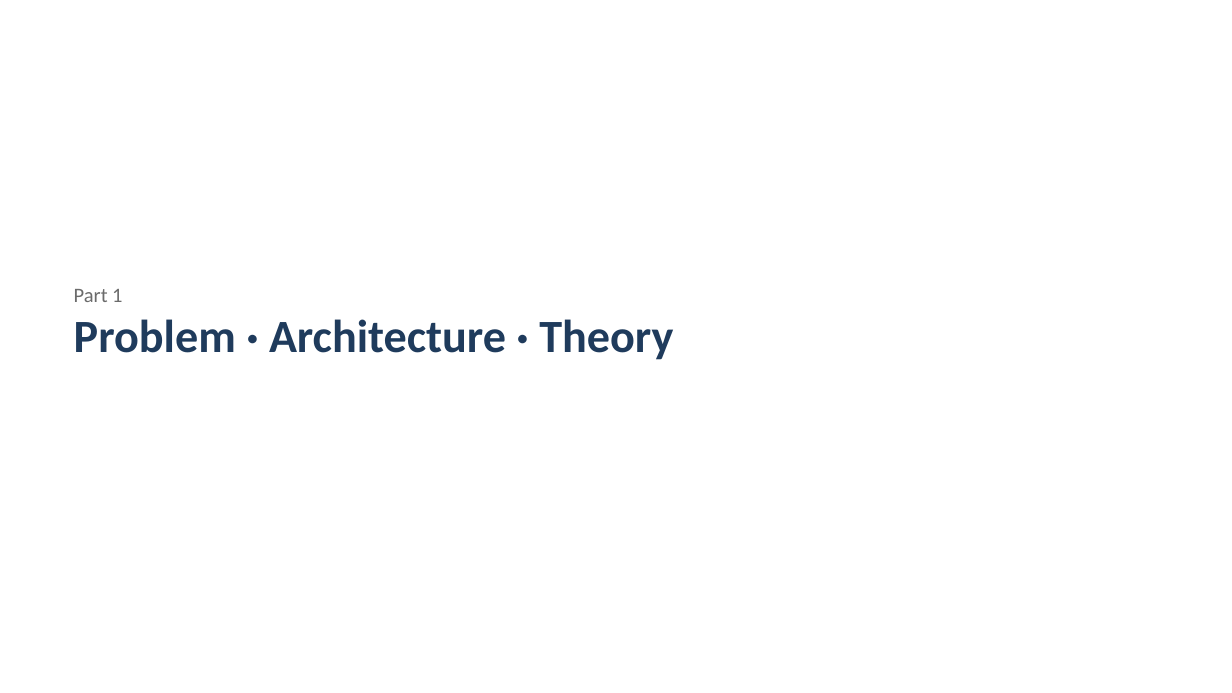
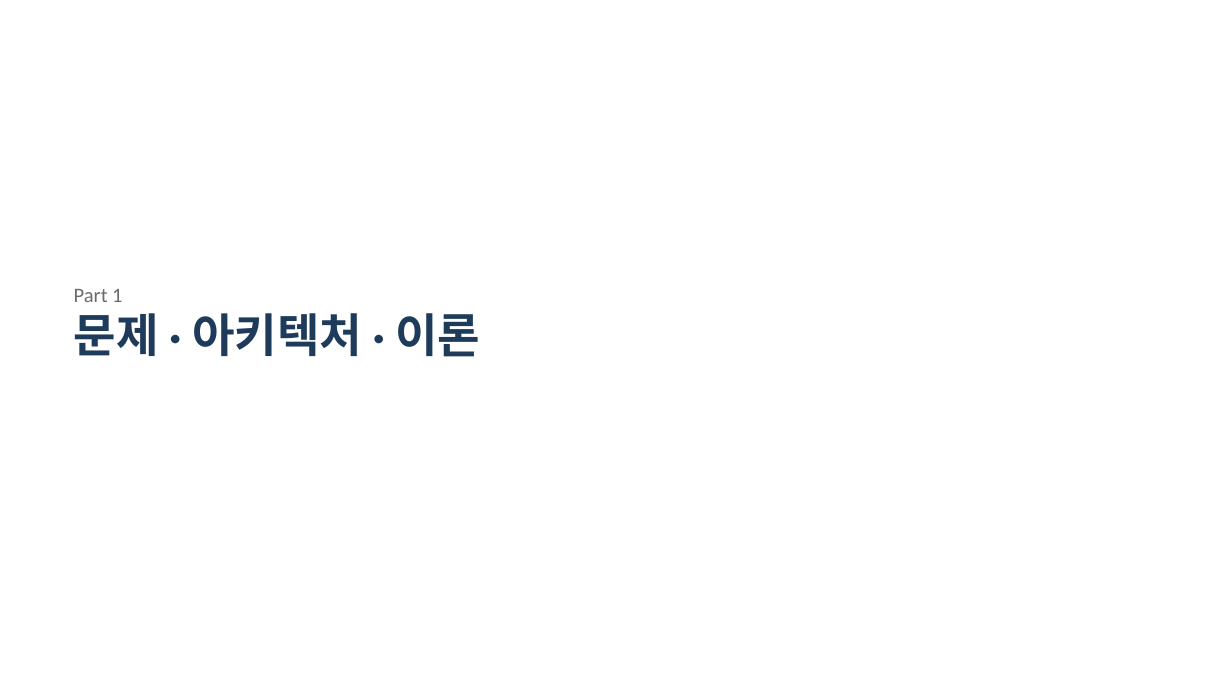
Before and after one commit to YBNML/fruit-counting, a slide deck: slide 2 of docs/presentations/fruit_counting_insights.pptx. Drawn at 1232x693 pixels with LibreOffice and Linux fonts; fonts in the diff are those of the drawing. Boxes give left, top, right and bottom in pixels: in the first picture for what was removed or moved away, otherwise in the second. Text is boxed around its words. In the diff, an @@ line names an element or a change of style, - is before the commit and + after.

```diff
--- a/docs/presentations/fruit_counting_insights.pptx
+++ b/docs/presentations/fruit_counting_insights.pptx
@@ text at [74,313,480,357]: text changed @@
-Problem · Architecture · Theory
+문제 · 아키텍처 · 이론
```
Also in this commit, not shown: 4 other slides changed, 20 slides added, 16 slides removed, 1 other file.
